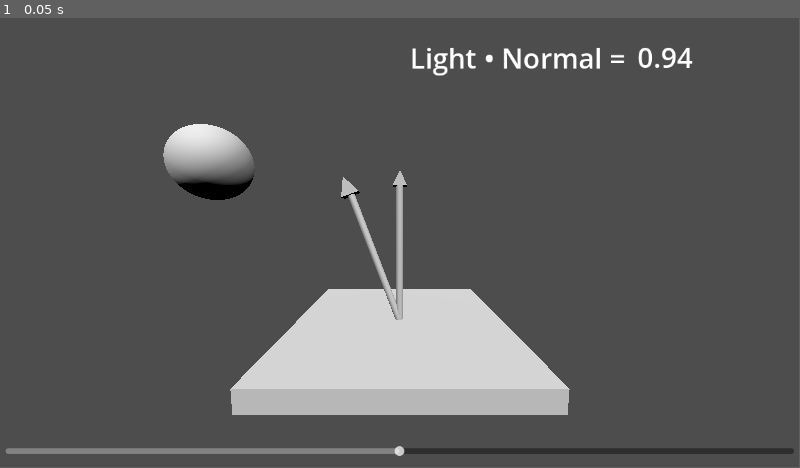
Above: before the commit, frame 1.
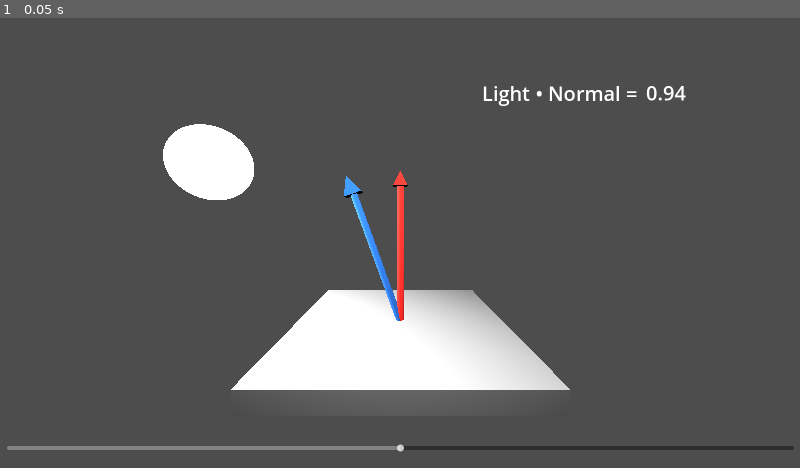
Above: after the commit, the same moment.

Repository: chapachapa/mgh-dot-product
Game: Godot game, scene res://Main.tscn
Same seed, same stepped clock (60 frames per second), same inputs: the game is played once before the commit and once after it.
Inputs:
- Up to frame 1 (0.05 s): no input
In our replay, the window is 799x449 before the commit and 800x450 after it. These sizes can differ from the game's own. Grey fills any space a smaller window leaves; there, only what the larger window draws over its background counts as a difference.

The runs differ from the first frame. In frame 1, 12% of the frame differs, in the area x 0-100%, y 6-98%.

Commit message:
added color and fixed some lights

Diff:
--- a/Main.tscn
+++ b/Main.tscn
@@ -1,6 +1,14 @@
-[gd_scene load_steps=7 format=3 uid="uid://daselg1ad3c7j"]
+[gd_scene load_steps=10 format=3 uid="uid://daselg1ad3c7j"]
 
 [ext_resource type="Script" path="res://main.gd" id="1_kml8j"]
+[ext_resource type="Material" uid="uid://ew806vs30j6m" path="res://shader/blue.tres" id="2_mfmeq"]
+[ext_resource type="Material" uid="uid://dvk23e4kfqt1t" path="res://shader/red.tres" id="3_vsnmm"]
+
+[sub_resource type="StandardMaterial3D" id="StandardMaterial3D_rs8sg"]
+albedo_color = Color(1, 0.67451, 0.188235, 1)
+emission_enabled = true
+emission = Color(1, 0.685928, 0.356156, 1)
+emission_energy_multiplier = 3.0
 
 [sub_resource type="SphereMesh" id="SphereMesh_s1blp"]
 
@@ -22,7 +30,8 @@
 fov = 85.0
 
 [node name="sphere" type="MeshInstance3D" parent="."]
-transform = Transform3D(1, 0, 0, 0, 1, 0, 0, 0, 1, -2.60266, 2.27399, 0)
+transform = Transform3D(1, 0, 0, 0, 1, 0, 0, 0, 1, -2.60623, 2.27399, 0.0029285)
+material_override = SubResource("StandardMaterial3D_rs8sg")
 mesh = SubResource("SphereMesh_s1blp")
 skeleton = NodePath("../Plane")
 
@@ -31,12 +40,14 @@
 
 [node name="MeshInstance3D2" type="MeshInstance3D" parent="LightVector"]
 transform = Transform3D(0.1, 0, -4.65661e-10, 0, 1, 0, 4.65661e-10, 0, 0.1, 0, 1.00942, 0)
+material_override = ExtResource("2_mfmeq")
 mesh = SubResource("CylinderMesh_3ngdh")
 skeleton = NodePath("../MeshInstance3D")
 surface_material_override/0 = SubResource("ShaderMaterial_2hlix")
 
 [node name="MeshInstance3D3" type="MeshInstance3D" parent="LightVector"]
 transform = Transform3D(0.249931, 0, 0.00588122, 0, 0.25, 0, -0.00588122, 0, 0.249931, 0, 2.09148, 0)
+material_override = ExtResource("2_mfmeq")
 mesh = SubResource("PrismMesh_4am46")
 skeleton = NodePath("../../Plane/MeshInstance3D2")
 
@@ -48,47 +59,61 @@
 
 [node name="MeshInstance3D2" type="MeshInstance3D" parent="Plane"]
 transform = Transform3D(0.0999723, 0, -0.00235249, 0, 1, 0, 0.00235249, 0, 0.0999723, 0.0040797, 0.989733, -0.000421762)
+material_override = ExtResource("3_vsnmm")
 mesh = SubResource("CylinderMesh_3ngdh")
 skeleton = NodePath("../MeshInstance3D")
 
 [node name="MeshInstance3D3" type="MeshInstance3D" parent="Plane"]
 transform = Transform3D(0.2, 0, 0, 0, 0.2, 0, 0, 0, 0.2, 0.0040797, 2.0718, -0.000421762)
+material_override = ExtResource("3_vsnmm")
 mesh = SubResource("PrismMesh_4am46")
 
 [node name="DirectionalLight3D" type="DirectionalLight3D" parent="."]
 transform = Transform3D(1, 0, 0, 0, 0.651529, 0.758623, 0, -0.758623, 0.651529, 0, 5.94214, 2.63859)
+visible = false
 
 [node name="DirectionalLight3D3" type="DirectionalLight3D" parent="."]
 transform = Transform3D(0.864003, 0.381958, -0.328037, 0, 0.651529, 0.758624, 0.503488, -0.655453, 0.562923, -6.84536, 4.3056, 2.63859)
+visible = false
 
 [node name="DirectionalLight3D2" type="DirectionalLight3D" parent="."]
 transform = Transform3D(0.657533, -0.571566, 0.490879, 0, 0.651529, 0.758624, -0.753426, -0.49882, 0.428402, 3.7537, 5.94214, 2.63859)
+visible = false
+
+[node name="OmniLight3D" type="OmniLight3D" parent="."]
+transform = Transform3D(1, 0, 0, 0, 1, 0, 0, 0, 1, 0.00503391, 2.42515, 2.00284)
+light_energy = 6.0
+
+[node name="LightFromSphere" type="OmniLight3D" parent="."]
+transform = Transform3D(1, 0, 0, 0, 1, 0, 0, 0, 1, -2.61551, 2.28436, 0.00727817)
+light_energy = 12.0
+omni_range = 8.26594
 
 [node name="CanvasLayer" type="CanvasLayer" parent="."]
 
 [node name="HSlider" type="HSlider" parent="CanvasLayer"]
-offset_left = 8.0
-offset_top = 604.0
-offset_right = 1145.0
-offset_bottom = 646.0
+offset_left = 14.0
+offset_top = 839.0
+offset_right = 1588.0
+offset_bottom = 881.0
 max_value = 1.0
 step = 0.01
 value = 0.5
 
 [node name="LightDotNormal" type="Label" parent="CanvasLayer"]
-offset_left = 591.0
-offset_top = 23.0
-offset_right = 921.0
-offset_bottom = 92.0
+offset_left = 964.0
+offset_top = 116.0
+offset_right = 1294.0
+offset_bottom = 185.0
 theme_override_font_sizes/font_size = 40
 text = "Light • Normal = "
 vertical_alignment = 1
 
 [node name="DotValue" type="Label" parent="CanvasLayer"]
-offset_left = 919.0
-offset_top = 22.0
-offset_right = 1103.0
-offset_bottom = 91.0
+offset_left = 1292.0
+offset_top = 115.0
+offset_right = 1476.0
+offset_bottom = 184.0
 theme_override_font_sizes/font_size = 40
 text = "0
 "
--- a/project.godot
+++ b/project.godot
@@ -15,6 +15,12 @@
 config/features=PackedStringArray("4.3", "GL Compatibility")
 config/icon="res://icon.svg"
 
+[display]
+
+window/size/viewport_width=1600
+window/size/viewport_height=900
+window/size/resizable=false
+
 [rendering]
 
 renderer/rendering_method="gl_compatibility"
--- /dev/null
+++ b/shader/blue.tres
@@ -0,0 +1,58 @@
+[gd_resource type="ShaderMaterial" load_steps=2 format=3 uid="uid://ew806vs30j6m"]
+
+[sub_resource type="Shader" id="Shader_knixe"]
+code = "// NOTE: Shader automatically converted from Godot Engine 4.3.stable's StandardMaterial3D.
+
+shader_type spatial;
+render_mode blend_mix, depth_draw_opaque, cull_back, diffuse_burley, specular_schlick_ggx;
+
+uniform vec4 albedo : source_color;
+uniform sampler2D texture_albedo : source_color, filter_linear_mipmap, repeat_enable;
+uniform float point_size : hint_range(0.1, 128.0, 0.1);
+
+uniform float roughness : hint_range(0.0, 1.0);
+uniform sampler2D texture_metallic : hint_default_white, filter_linear_mipmap, repeat_enable;
+uniform vec4 metallic_texture_channel;
+uniform sampler2D texture_roughness : hint_roughness_r, filter_linear_mipmap, repeat_enable;
+
+uniform float specular : hint_range(0.0, 1.0, 0.01);
+uniform float metallic : hint_range(0.0, 1.0, 0.01);
+
+uniform vec3 uv1_scale;
+uniform vec3 uv1_offset;
+uniform vec3 uv2_scale;
+uniform vec3 uv2_offset;
+
+void vertex() {
+	UV = UV * uv1_scale.xy + uv1_offset.xy;
+}
+
+void fragment() {
+	vec2 base_uv = UV;
+
+	vec4 albedo_tex = texture(texture_albedo, base_uv);
+	ALBEDO = albedo.rgb * albedo_tex.rgb;
+
+	float metallic_tex = dot(texture(texture_metallic, base_uv), metallic_texture_channel);
+	METALLIC = metallic_tex * metallic;
+	SPECULAR = specular;
+
+	vec4 roughness_texture_channel = vec4(1.0, 0.0, 0.0, 0.0);
+	float roughness_tex = dot(texture(texture_roughness, base_uv), roughness_texture_channel);
+	ROUGHNESS = roughness_tex * roughness;
+}
+"
+
+[resource]
+render_priority = 0
+shader = SubResource("Shader_knixe")
+shader_parameter/albedo = Color(0.115242, 0.38705, 0.757724, 1)
+shader_parameter/point_size = 1.0
+shader_parameter/roughness = 1.0
+shader_parameter/metallic_texture_channel = null
+shader_parameter/specular = 0.5
+shader_parameter/metallic = 0.0
+shader_parameter/uv1_scale = Vector3(1, 1, 1)
+shader_parameter/uv1_offset = Vector3(0, 0, 0)
+shader_parameter/uv2_scale = Vector3(1, 1, 1)
+shader_parameter/uv2_offset = Vector3(0, 0, 0)
--- /dev/null
+++ b/shader/red.tres
@@ -0,0 +1,58 @@
+[gd_resource type="ShaderMaterial" load_steps=2 format=3 uid="uid://dvk23e4kfqt1t"]
+
+[sub_resource type="Shader" id="Shader_knixe"]
+code = "// NOTE: Shader automatically converted from Godot Engine 4.3.stable's StandardMaterial3D.
+
+shader_type spatial;
+render_mode blend_mix, depth_draw_opaque, cull_back, diffuse_burley, specular_schlick_ggx;
+
+uniform vec4 albedo : source_color;
+uniform sampler2D texture_albedo : source_color, filter_linear_mipmap, repeat_enable;
+uniform float point_size : hint_range(0.1, 128.0, 0.1);
+
+uniform float roughness : hint_range(0.0, 1.0);
+uniform sampler2D texture_metallic : hint_default_white, filter_linear_mipmap, repeat_enable;
+uniform vec4 metallic_texture_channel;
+uniform sampler2D texture_roughness : hint_roughness_r, filter_linear_mipmap, repeat_enable;
+
+uniform float specular : hint_range(0.0, 1.0, 0.01);
+uniform float metallic : hint_range(0.0, 1.0, 0.01);
+
+uniform vec3 uv1_scale;
+uniform vec3 uv1_offset;
+uniform vec3 uv2_scale;
+uniform vec3 uv2_offset;
+
+void vertex() {
+	UV = UV * uv1_scale.xy + uv1_offset.xy;
+}
+
+void fragment() {
+	vec2 base_uv = UV;
+
+	vec4 albedo_tex = texture(texture_albedo, base_uv);
+	ALBEDO = albedo.rgb * albedo_tex.rgb;
+
+	float metallic_tex = dot(texture(texture_metallic, base_uv), metallic_texture_channel);
+	METALLIC = metallic_tex * metallic;
+	SPECULAR = specular;
+
+	vec4 roughness_texture_channel = vec4(1.0, 0.0, 0.0, 0.0);
+	float roughness_tex = dot(texture(texture_roughness, base_uv), roughness_texture_channel);
+	ROUGHNESS = roughness_tex * roughness;
+}
+"
+
+[resource]
+render_priority = 0
+shader = SubResource("Shader_knixe")
+shader_parameter/albedo = Color(1, 0.124572, 0.0864938, 1)
+shader_parameter/point_size = 1.0
+shader_parameter/roughness = 1.0
+shader_parameter/metallic_texture_channel = null
+shader_parameter/specular = 0.5
+shader_parameter/metallic = 0.0
+shader_parameter/uv1_scale = Vector3(1, 1, 1)
+shader_parameter/uv1_offset = Vector3(0, 0, 0)
+shader_parameter/uv2_scale = Vector3(1, 1, 1)
+shader_parameter/uv2_offset = Vector3(0, 0, 0)
